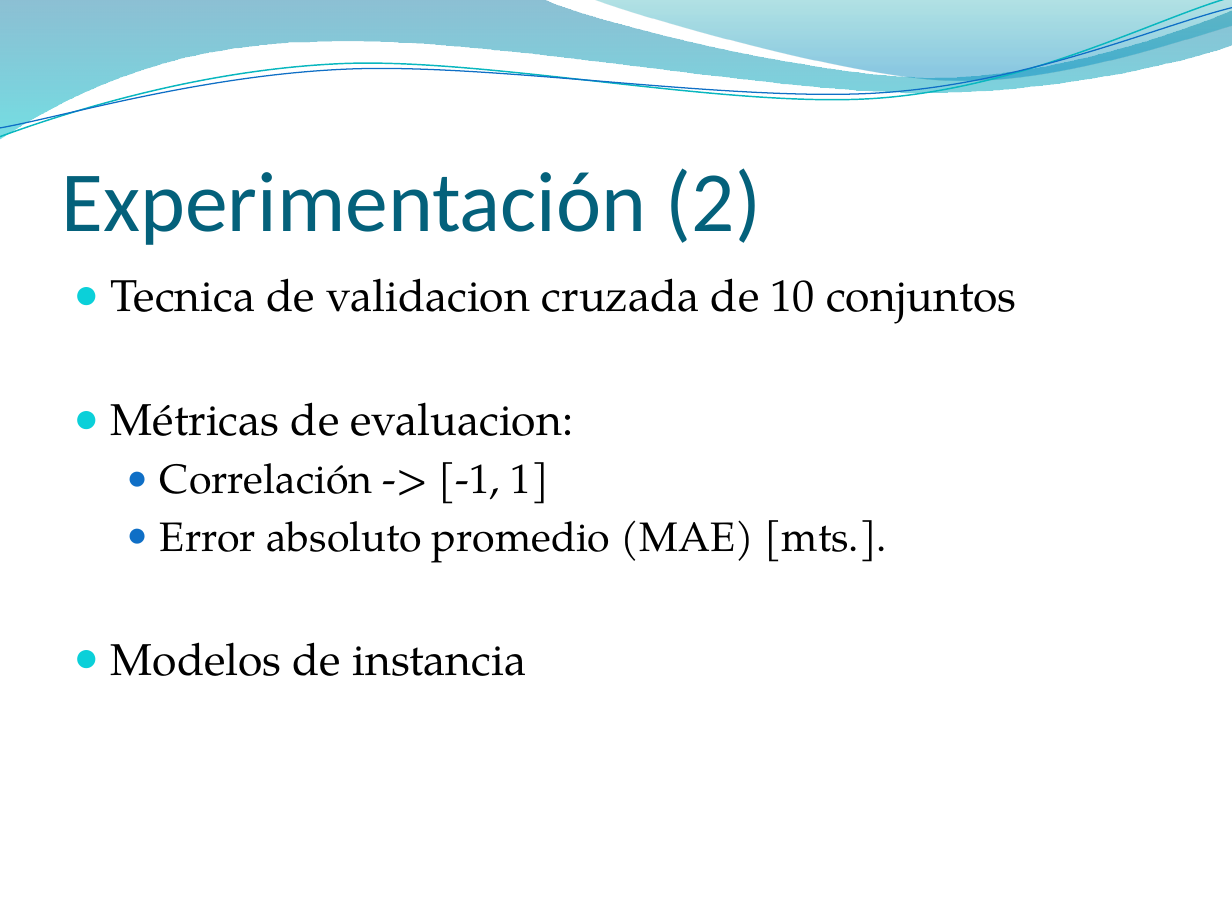
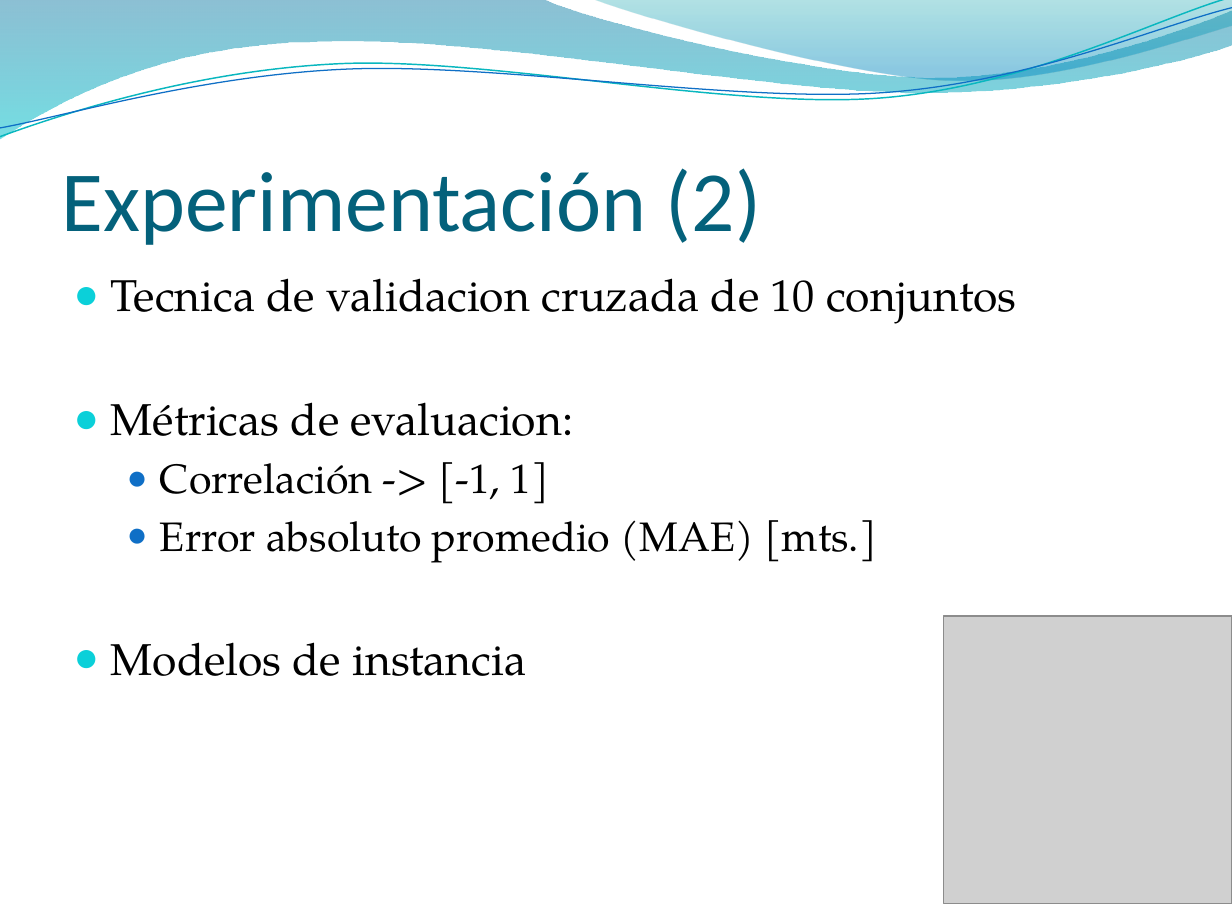
Before and after one commit to jaffadog/neuralito, a slide deck: slide 5 of neuralito/ArfGen/docs/Entregas/Informe Final/presentacion/maxi.pptx. Drawn at 1232x924 pixels with LibreOffice and Linux fonts; fonts in the diff are those of the drawing; grey boxes stand for pictures; background and template pictures are left out. Boxes give left, top, right and bottom in pixels: in the first picture for what was removed or moved away, otherwise in the second. Text is boxed around its words. In the diff, an @@ line names an element or a change of style, - is before the commit and + after.

```diff
--- a/neuralito/ArfGen/docs/Entregas/Informe Final/presentacion/maxi.pptx
+++ b/neuralito/ArfGen/docs/Entregas/Informe Final/presentacion/maxi.pptx
@@ text at (x1=160, y1=520, x2=877, y2=563): text changed @@
-  ● Error absoluto promedio (MAE) [mts.].
+  ● Error absoluto promedio (MAE) [mts.]
@@ picture added at (x1=944, y1=616, x2=1232, y2=903) @@
```
Also in this commit, not shown: 20 other slides changed, 2 slides added.
